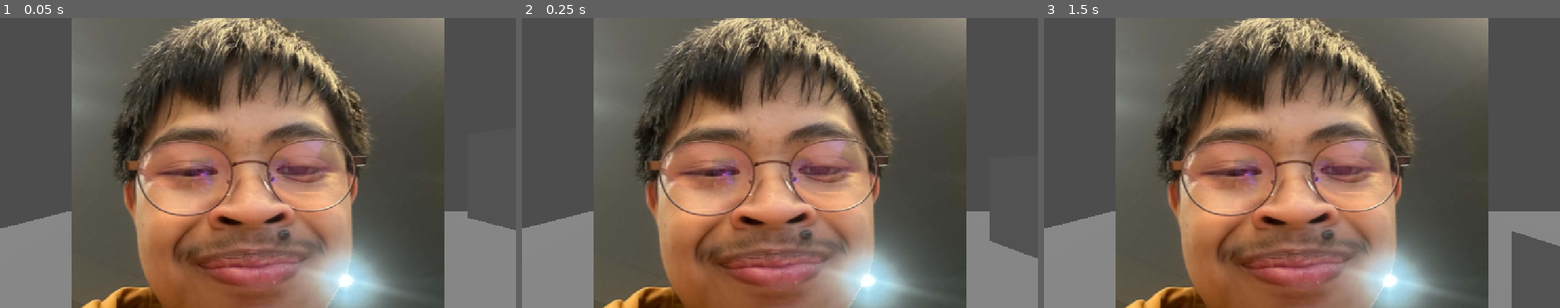
Above: before the commit, frames 1-3 (left to right).
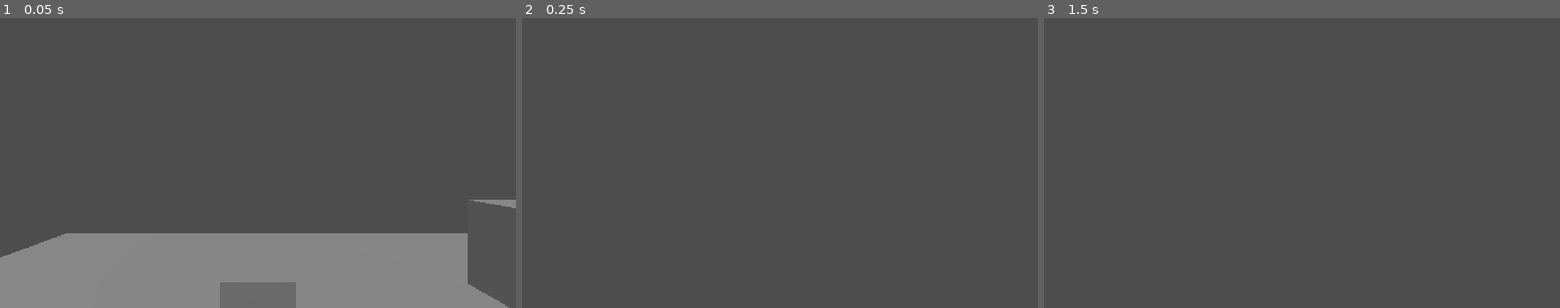
Above: after the commit, the same moments.

Repository: greedisfaust/fowl-play-project
Game: Godot game, scene res://arena/test_arena.tscn
The game is run twice, just before and just after one commit, with the same random seed, the same clock (stepped at 60 frames per second) and the same inputs.
Inputs (mouse positions are in pixels of both pictures, inside the frame that each line leads up to):
- Up to frame 1 (0.05 s): no input
- Up to frame 2 (0.25 s): no input
- Up to frame 3 (1.5 s): tap Enter at 0.5 s; move the mouse to (1415, 148) at 0.52 s; hold D (move_right) 0.53-1.28 s; hold E (interact) 0.53-1.28 s; click (1415, 148) at 0.67 s; tap Space (jump) at 0.77, 1.25 s; move the mouse to (1198, 177) at 1.27 s; hold S (move_back) from 1.28 s (still down); click (1198, 177) at 1.35 s

The runs differ from the first frame. In frame 1, 57% of the frame differs, in the area x 0-100%, y 0-100%; in frame 2, 55%; in frame 3, 54%.
Error before the commit: Parse Error: Expected statement, found "Indent" instead. (res://player/player.gd:156)

Commit message:
fix: indent settled pose publishing block

Diff:
--- a/fowl-play/player/player.gd
+++ b/fowl-play/player/player.gd
@@ -153,10 +153,10 @@
 					_recovery_retry_s = 0.25
 				if bones_slow:
 					_ragdoll_slow_elapsed += delta
-						if _ragdoll_slow_elapsed >= 0.35 and not _ragdoll_settled_sent:
+					if _ragdoll_slow_elapsed >= 0.35 and not _ragdoll_settled_sent:
 						_ragdoll_sequence += 1
 						network.call("publish_settled_ragdoll_pose", input_peer_id, limp_epoch, _ragdoll_sequence, rig.call("capture_quantized_pose"))
-					_ragdoll_settled_sent = true
+						_ragdoll_settled_sent = true
 				else:
 					_ragdoll_slow_elapsed = 0.0
 					_ragdoll_settled_sent = false
